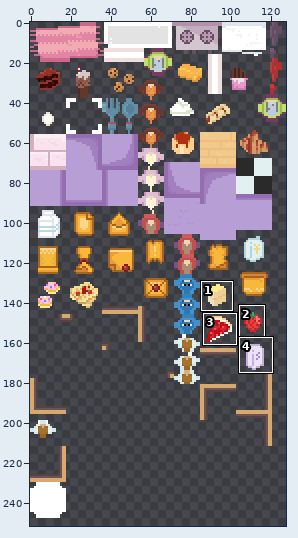
Sprite sheet -- Assets/Sprites/spritesheet.png. Above: a wide view before the commit, with the close-up outlined.
Close-up. As it was:
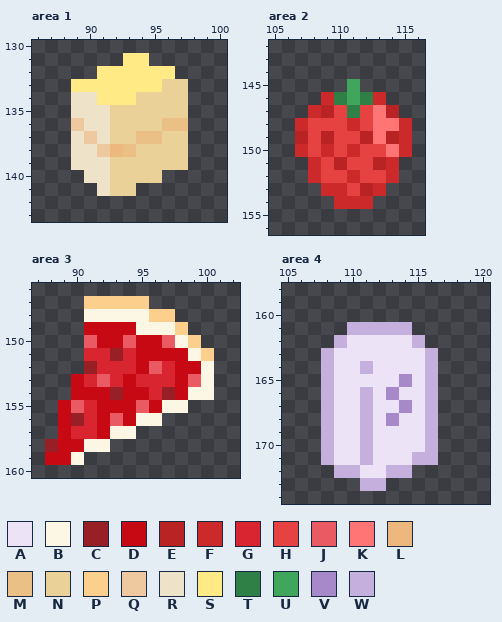
The file is 128x256 pixels. Colours within 5 levels of each other are drawn and written as one. Shown: area 1: x 86..100, y 130..143; area 2: x 105..116, y 142..156; area 3: x 87..102, y 146..160; area 4: x 105..120, y 158..174. The wide view leaves out empty margins. The commit also changed other parts of the picture, which this record leaves out.
Palette (. is transparent): A #ece3f7  B #fbf7e4  C #991f26  D #c70914  E #b92323  F #cc2a2a  G #d9252f  H #e64242  J #ea5a62  K #ff7575  L #ecb87d  M #eac086  N #ead197  P #fccf8d  Q #eec9a0  R #eee3c9  S #ffea85  T #2f8046  U #3fa65c  V #a788c8  W #c5afdd
Pixels before, area 1, first column x 89:
131 ....SS...
132 ..SSSSSS.
133 SSSSSSSNN
134 RRSSSNNNN
135 RRRNNNNNN
136 QRRNNNNMM
137 RQRNNMMNN
138 RRQLMNNNN
139 RRRNNNNNN
140 .RRNNNN..
141 ..RNN....
Pixels before, area 2, first column x 107:
145 ....U....
146 ..FTUTF..
147 .FEHTHKE.
148 FHHHFHKKF
149 EHEHHEKEF
150 FHFHFHHKF
151 .FHEHHEF.
152 .FHHFHHF.
153 ..FFHEF..
154 ...FFF...
Pixels before, area 3, first column x 88:
147 ...PPPPP.....
148 ...BBBBBPP...
149 ...DDDDBBBP..
150 ...JDDJDDJBP.
151 ...GGCGDDDDBP
152 ...CGGGDJGDDB
153 ..DGJGDGGGDJB
154 ..DDDCDDGCDBB
155 .DJGDDDJDBB..
156 .DCGDJDBB....
157 .DGGDBB......
158 CDDBB........
159 DDB..........
Pixels before, area 4, first column x 108:
161 ..WWWWW..
162 .WAAAAAW.
163 WAAAAAAAW
164 WAAWAAAAW
165 WAAAAAVAW
166 WAAWAVAAW
167 WAAWAAVAW
168 WAAWAVAAW
169 WAAWAAAAW
170 WAAWAAAAW
171 WAAWAAAWW
172 .WWAAWW..
173 ...WW....
The result:
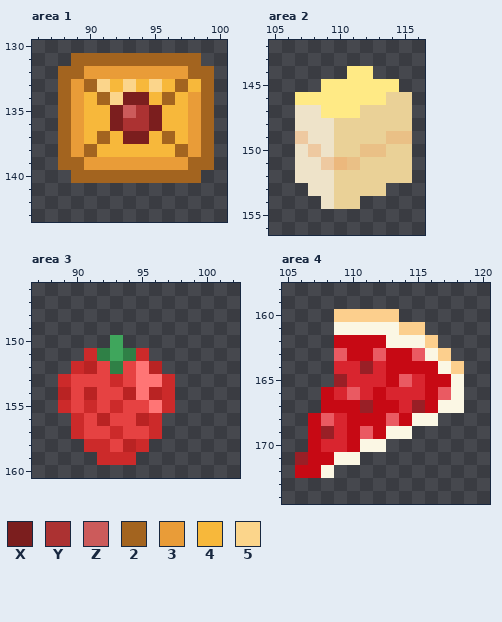
Colours new in this view: X #7b1e1e  Y #ac3232  Z #cc5b5b  2 #a3641f  3 #e99c38  4 #f7b83b  5 #fbd58b
The exact change:
Area 1:
y 131: x 89..98 ....SS.... -> 2222222222
y 132: x 88..99 ...SSSSSS... -> 223333333322
y 133: x 88..99 .SSSSSSSNN.. -> 232545454242
y 134: x 88..99 .RRSSSNNNN.. -> 23425XX42432
y 135: x 88..99 .RRRNNNNNN.. -> 2344XZYX4432
y 136: x 88..99 .QRRNNNNMM.. -> 2344XYYX4432
y 137: x 88..99 .RQRNNMMNN.. -> 23424XX42432
y 138: x 88..99 .RRQLMNNNN.. -> 232444444232
y 139: x 88..99 .RRRNNNNNN.. -> 223333333322
y 140: x 89..98 .RRNNNN... -> 2222222222
y 141: x 91..93 RNN -> ...
Area 2:
y 144: x 111..112 .. -> SS
y 145: x 109..114 ..U... -> SSSSSS
y 146: x 107..115 ..FTUTF.. -> SSSSSSSNN
y 147: x 107..115 .FEHTHKE. -> RRSSSNNNN
y 148: x 107..115 FHHHFHKKF -> RRRNNNNNN
y 149: x 107..115 EHEHHEKEF -> QRRNNNNMM
y 150: x 107..115 FHFHFHHKF -> RQRNNMMNN
y 151: x 107..115 .FHEHHEF. -> RRQLMNNNN
y 152: x 107..115 .FHHFHHF. -> RRRNNNNNN
y 153: x 108..113 .FFHEF -> RRNNNN
y 154: x 109..112 .FFF -> RNN.
Area 3:
y 147: x 91..95 PPPPP -> .....
y 148: x 91..97 BBBBBPP -> .......
y 149: x 91..98 DDDDBBBP -> ........
y 150: x 91..99 JDDJDDJBP -> ..U......
y 151: x 91..100 GGCGDDDDBP -> FTUTF.....
y 152: x 90..100 .CGGGDJGDDB -> FEHTHKE....
y 153: x 89..100 .DGJGDGGGDJB -> FHHHFHKKF...
y 154: x 89..100 .DDDCDDGCDBB -> EHEHHEKEF...
y 155: x 89..98 DJGDDDJDBB -> FHFHFHHKF.
y 156: x 89..96 DCGDJDBB -> .FHEHHEF
y 157: x 89..96 DGGDBB.. -> .FHHFHHF
y 158: x 88..95 CDDBB... -> ...FFHEF
y 159: x 88..90 DDB -> ...; x 92..94 ... -> FFF
Area 4:
y 160: x 109..113 ..... -> PPPPP
y 161: x 109..115 .WWWWW. -> BBBBBPP
y 162: x 109..116 WAAAAAW. -> DDDDBBBP
y 163: x 108..117 WAAAAAAAW. -> .JDDJDDJBP
y 164: x 108..118 WAAWAAAAW.. -> .GGCGDDDDBP
y 165: x 108..118 WAAAAAVAW.. -> .CGGGDJGDDB
y 166: x 108..118 WAAWAVAAW.. -> DGJGDGGGDJB
y 167: x 108..118 WAAWAAVAW.. -> DDDCDDGCDBB
y 168: x 107..116 .WAAWAVAAW -> DJGDDDJDBB
y 169: x 107..116 .WAAWAAAAW -> DCGDJDBB..
y 170: x 107..116 .WAAWAAAAW -> DGGDBB....
y 171: x 106..116 ..WAAWAAAWW -> CDDBB......
y 172: x 106..114 ...WWAAWW -> DDB......
y 173: x 111..112 WW -> ..
Where, in picture pixels (left, top, right, bottom), the same in both close-ups:
changed: (58, 53, 214, 196)
changed: (295, 66, 412, 209)
changed: (45, 296, 214, 465)
changed: (295, 309, 464, 491)
